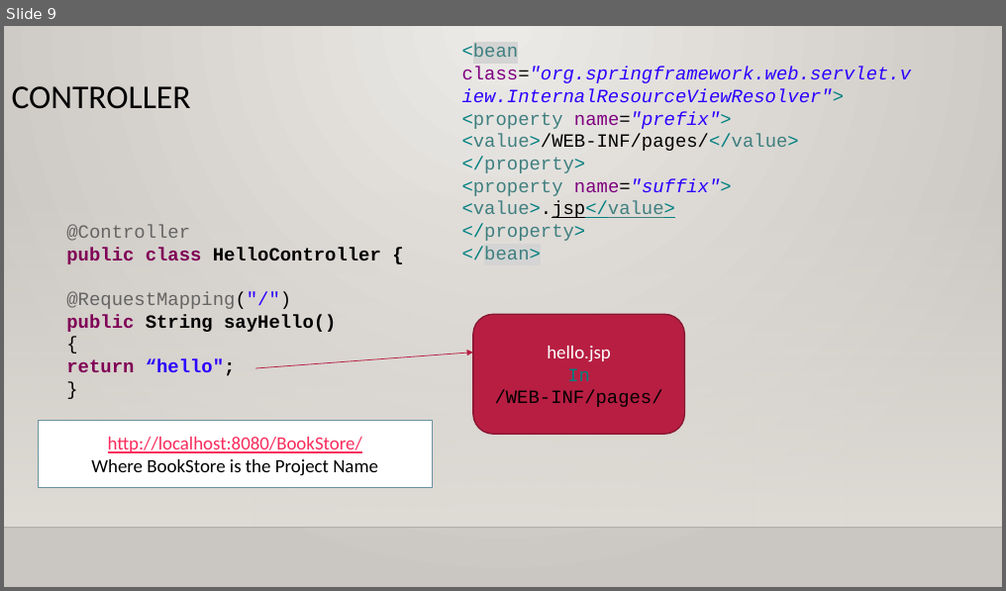
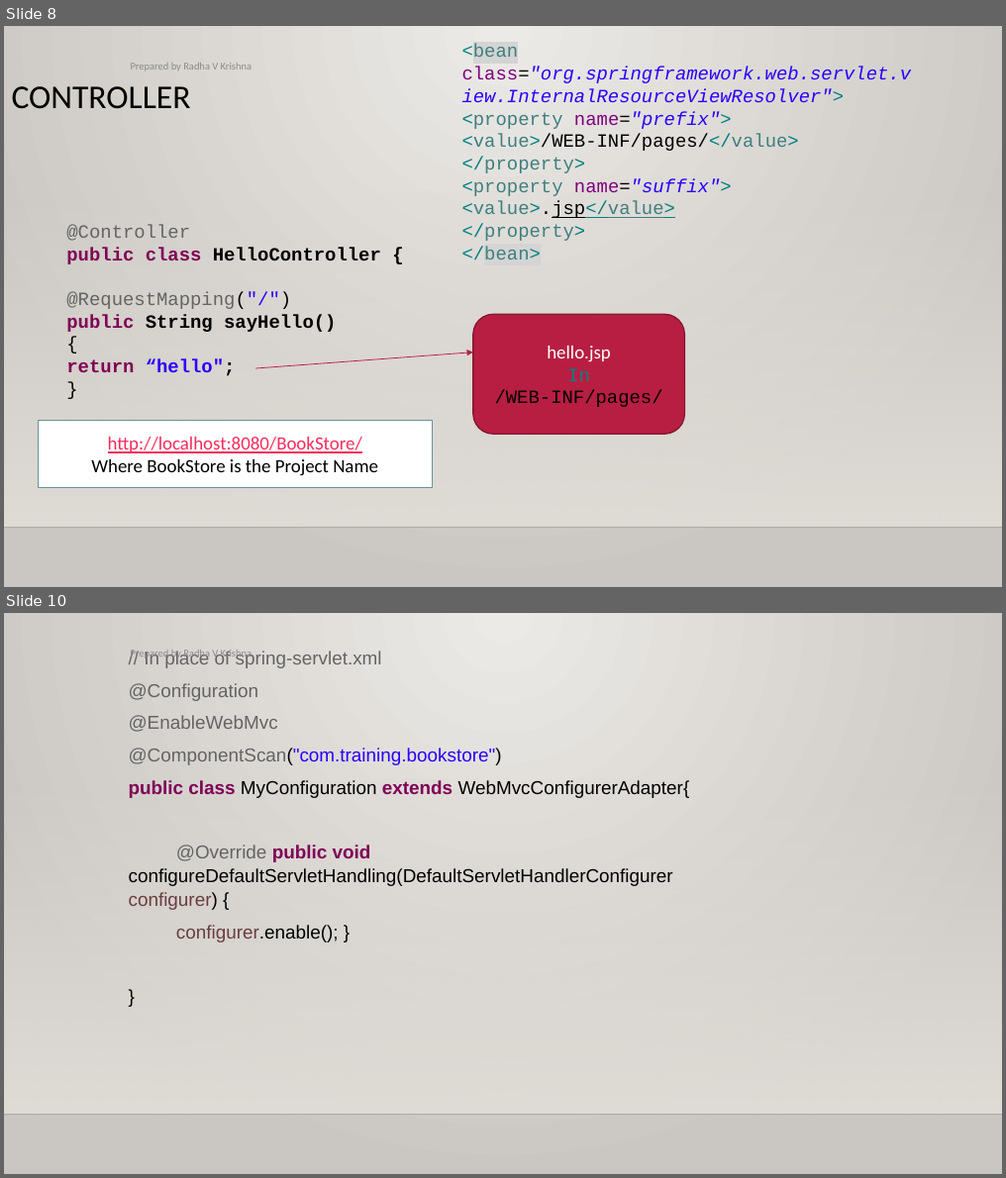
Before and after one commit to jaganspringboot/radhavkrishna1994, a slide deck: Springmaterial/ppts/Spring MVC.pptx. Shown one above the other, each under a label of ours: slide 9 before the commit, slides 8 and 10 after it; the slides between them are not shown. The pictures are 1006x591 and 1006x1178 pixels, drawn with LibreOffice and Linux fonts; fonts in the diff are those of the drawing; background and template pictures are left out. Boxes give left, top, right and bottom in pixels: in the first picture for what was removed or moved away, otherwise in the second. Text is boxed around its words. In the diff, an @@ line names an element or a change of style, - is before the commit and + after.

```diff
--- a/Springmaterial/ppts/Spring MVC.pptx
+++ b/Springmaterial/ppts/Spring MVC.pptx
@@ slide 10 added at [4, 613, 1002, 1174], background gradient #ECEAE7 to #CAC7C1; not listed: 2 template elements that a slide beside it also shows @@
@@ text added at [129, 650, 690, 943], 18 pt, text #000000 @@
+// In place of spring-servlet.xml
+@Configuration
+@EnableWebMvc
+@ComponentScan("com.training.bookstore")
+public class MyConfiguration extends WebMvcConfigurerAdapter{
+@Override public void configureDefaultServletHandling(DefaultServletHandlerConfigurer configurer) {
+configurer.enable(); }
+}
@@ text added at [171, 650, 252, 660], 10 pt, text #8C8C8C @@
+Prepared by Radha V Krishna
@@ what was slide 9 is now slide 8 @@
@@ slide 8 changed as well @@
@@ text added at [131, 63, 252, 71], 10 pt, text #8C8C8C @@
+Prepared by Radha V Krishna
```
Also in this commit, not shown: 17 other slides changed, 3 other slides added, 3 slides removed, 3 other files.
